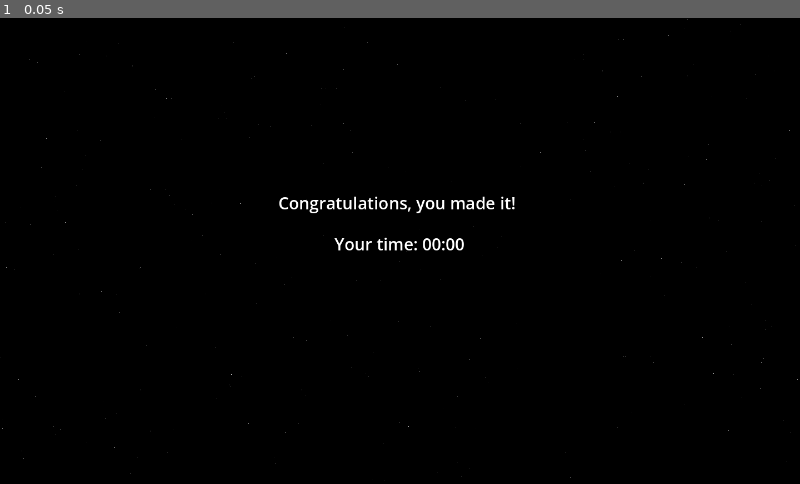
Above: before the commit, frame 1.
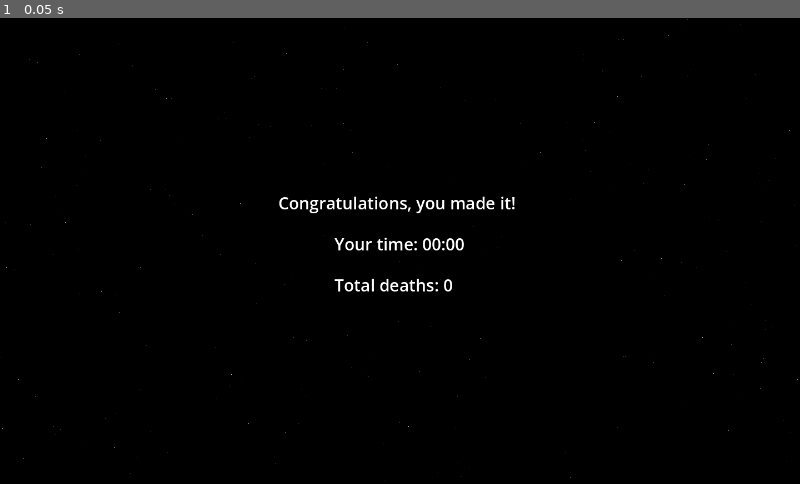
Above: after the commit, the same moment.

Repository: binaryArrow/rocketlaunch
Game: Godot game, scene res://scenes/end_screen.tscn
Same seed, same stepped clock (60 frames per second), same inputs: the game is played once before the commit and once after it. This scene is started directly instead of the project's main scene.
Inputs:
- Up to frame 1 (0.05 s): no input

The runs differ from the first frame. In frame 1, 0.2% of the frame differs, in the area x 41-57%, y 56-59%.

Commit message:
add death count

Diff:
--- a/scenes/end_screen.gd
+++ b/scenes/end_screen.gd
@@ -2,8 +2,10 @@
 class_name EndScreen
 
 @onready var time_label = %TimeLabel as Label
+@onready var death_label = %DeathLabel as Label
 
 func _ready() -> void:
 	var minutes := int(LevelManager.elapsed_time) / 60
 	var seconds := int(LevelManager.elapsed_time) % 60
 	time_label.text = "Your time: %02d:%02d" % [minutes, seconds]
+	death_label.text = "Total deaths: %d" % LevelManager.death_count
--- a/scenes/end_screen.tscn
+++ b/scenes/end_screen.tscn
@@ -16,6 +16,14 @@
 offset_bottom = 428.0
 theme_override_font_sizes/font_size = 30
 
+[node name="DeathLabel" type="Label" parent="." unique_id=1510842261]
+unique_name_in_owner = true
+offset_left = 602.0
+offset_top = 460.0
+offset_right = 642.0
+offset_bottom = 502.0
+theme_override_font_sizes/font_size = 30
+
 [node name="Label" type="Label" parent="." unique_id=10091672]
 offset_left = 501.0
 offset_top = 312.0
--- a/scenes/levels/world.gd
+++ b/scenes/levels/world.gd
@@ -3,9 +3,15 @@
 
 @onready var level_label = %LevelLabel as Label
 @onready var time_label = %TimeLabel as Label
+@onready var death_label = %DeathLabel as Label
 
 func _ready() -> void:
 	level_label.text = "Level %d" % (LevelManager.current_level + 1)
+	death_label.text = "Deaths: %d" % LevelManager.death_count
+	LevelManager.connect("died", _on_death_count_changed)
+
+func _on_death_count_changed():
+	death_label.text = "Deaths: %d" % LevelManager.death_count
 
 func _physics_process(delta: float) -> void:
 	LevelManager.elapsed_time += delta
--- a/scenes/levels/world.tscn
+++ b/scenes/levels/world.tscn
@@ -92,3 +92,15 @@
 offset_right = -160.5
 offset_bottom = 43.0
 grow_horizontal = 2
+
+[node name="DeathLabel" type="Label" parent="Control" unique_id=1838318772]
+unique_name_in_owner = true
+layout_mode = 1
+anchors_preset = 5
+anchor_left = 0.5
+anchor_right = 0.5
+offset_left = -281.5
+offset_top = 20.0
+offset_right = -280.5
+offset_bottom = 43.0
+grow_horizontal = 2
--- a/scenes/rocket/rocket.gd
+++ b/scenes/rocket/rocket.gd
@@ -73,12 +73,12 @@
 	angular_velocity = 0.0
 	rocket_sprite.visible = false
 	animated_sprite.play("die")
+	LevelManager.set_death_count(LevelManager.death_count + 1)
 
 func restart_game():
 	get_tree().call_deferred("reload_current_scene")
 
 
 func _on_body_entered(body: Node) -> void:
-	print("Collided with: ", body.name)
 	if body is Obstacle:
 		die()
--- a/singletons/level-manager.gd
+++ b/singletons/level-manager.gd
@@ -1,10 +1,13 @@
 extends Node
+
+signal died
 
 const MAX_LEVEL := 9
 const LEVEL_PATH_TEMPLATE := "res://scenes/levels/level%d.tscn"
 const END_SCREEN_PATH := "res://scenes/end_screen.tscn"
 var current_level := 0
 var elapsed_time: float = 0.0
+var death_count: int = 0
 
 func next_level():
 	current_level += 1
@@ -18,3 +21,7 @@
 
 func change_scene_to(scene_path: String):
 	get_tree().change_scene_to_file(scene_path)
+
+func set_death_count(count: int):
+	death_count = count
+	emit_signal("died")
